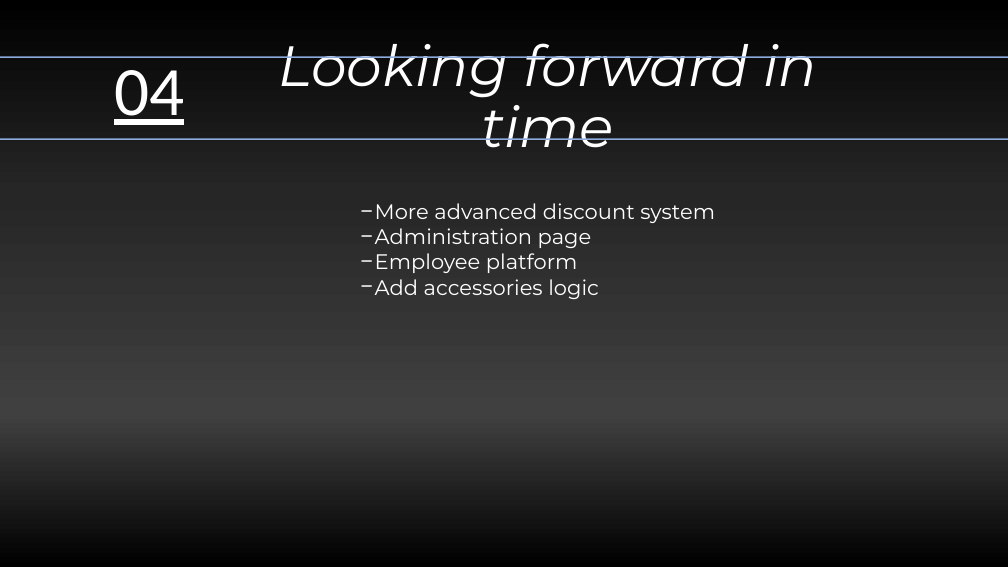
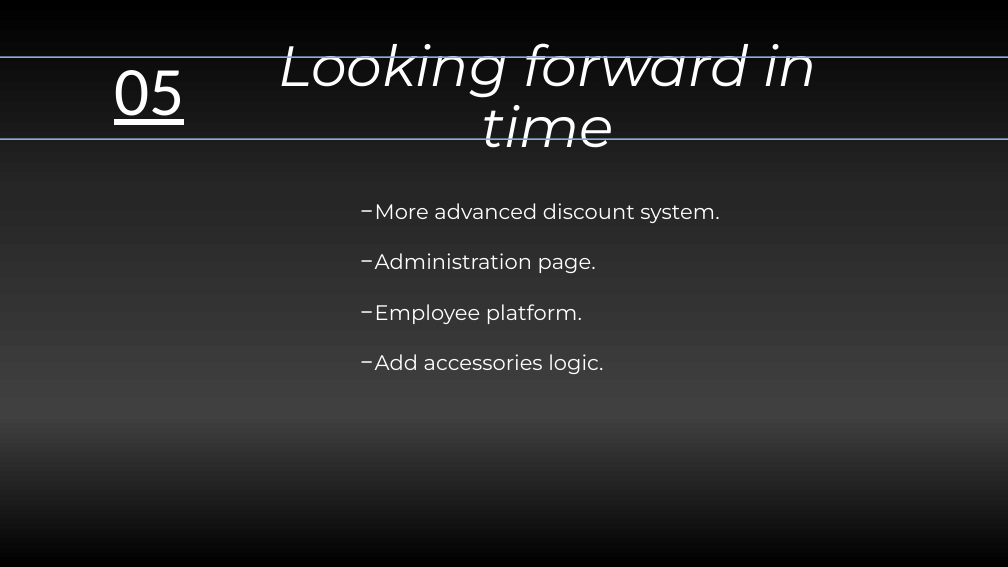
Before and after one commit to Appohh/machine-renting-management, a slide deck: slide 7 of Documentation/Machine Rental System powerpoint.pptx (slide 6 before the commit). Drawn at 1008x567 pixels with LibreOffice and Linux fonts; fonts in the diff are those of the drawing. Boxes give left, top, right and bottom in pixels: in the first picture for what was removed or moved away, otherwise in the second. Text is boxed around its words. In the diff, an @@ line names an element or a change of style, - is before the commit and + after.

Commit message:
powerpoint

```diff
--- a/Documentation/Machine Rental System powerpoint.pptx
+++ b/Documentation/Machine Rental System powerpoint.pptx
@@ text at bbox=[114, 57, 184, 125]: text changed @@
-04
+05
@@ text at bbox=[375, 203, 719, 374]: text changed @@
-− More advanced discount system
-− Administration page
-− Employee platform
-− Add accessories logic
+− More advanced discount system.
+− Administration page.
+− Employee platform.
+− Add accessories logic.
```
Also in this commit, not shown: 4 other slides changed, 1 slide added.
